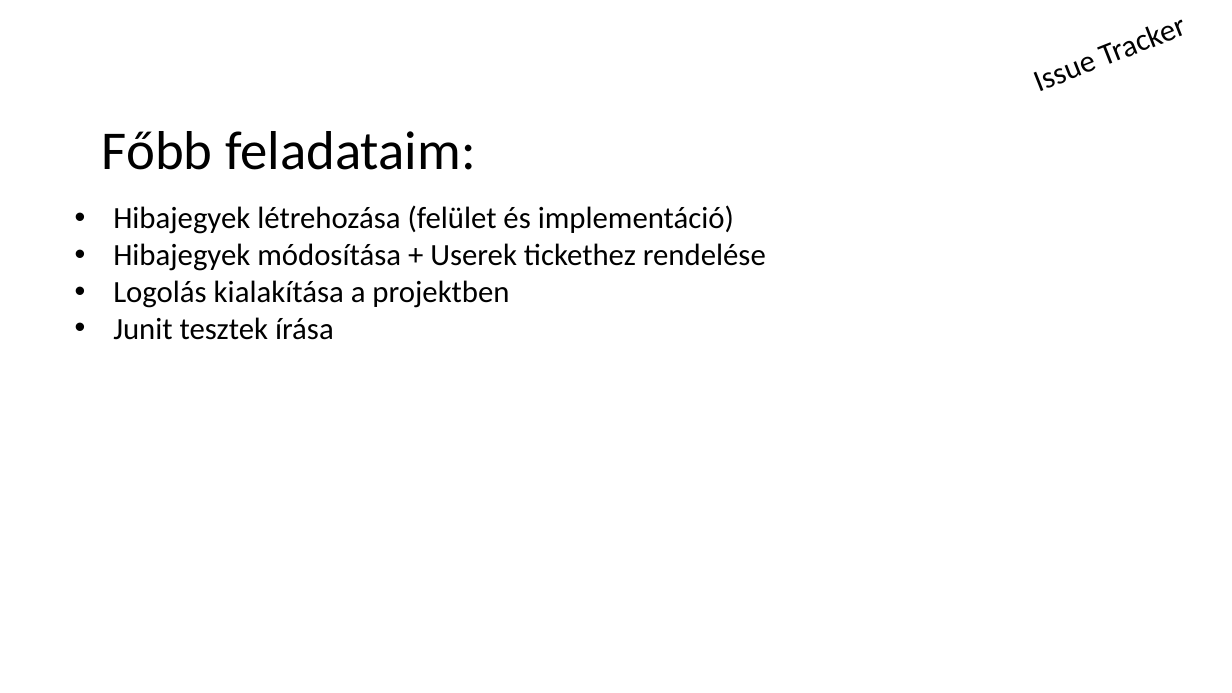
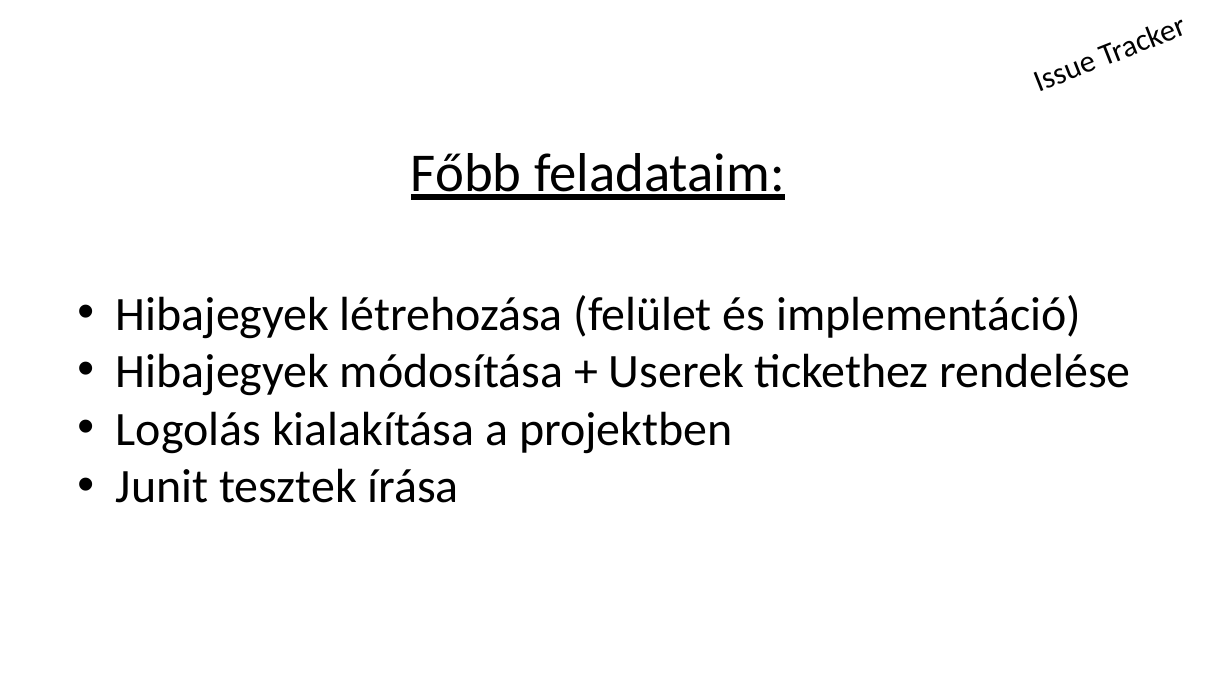
Before and after one commit to schonherz-java-ee-2016-q4/sandbox, a slide deck: slide 6 of KiralyDavid/minta ppt_Java.pptx (slide 5 before the commit). Drawn at 1232x693 pixels with LibreOffice and Linux fonts; fonts in the diff are those of the drawing; background and template pictures are left out. Boxes give left, top, right and bottom in pixels: in the first picture for what was removed or moved away, otherwise in the second. Text is boxed around its words. In the diff, an @@ line names an element or a change of style, - is before the commit and + after.

```diff
--- a/KiralyDavid/minta ppt_Java.pptx
+++ b/KiralyDavid/minta ppt_Java.pptx
@@ subtitle "Főbb feladataim:": place and size @@
-subtitle "Főbb feladataim:" at [102, 131, 476, 170]
+subtitle "Főbb feladataim:" at [411, 153, 785, 200]
@@ subtitle "Főbb feladataim:" at [411, 153, 785, 200]: underline on @@
@@ text "Hibajegyek létrehozása (felület és implementáció)": place and size @@
-text "Hibajegyek létrehozása (felület és implementáció)" at [113, 205, 766, 340]
+text "Hibajegyek létrehozása (felület és implementáció)" at [116, 295, 1131, 503]
@@ text "Hibajegyek létrehozása (felület és implementáció)" at [116, 295, 1131, 503]: size 18 to 28 pt @@
```
Also in this commit, not shown: 2 other slides changed, 2 slides added.
